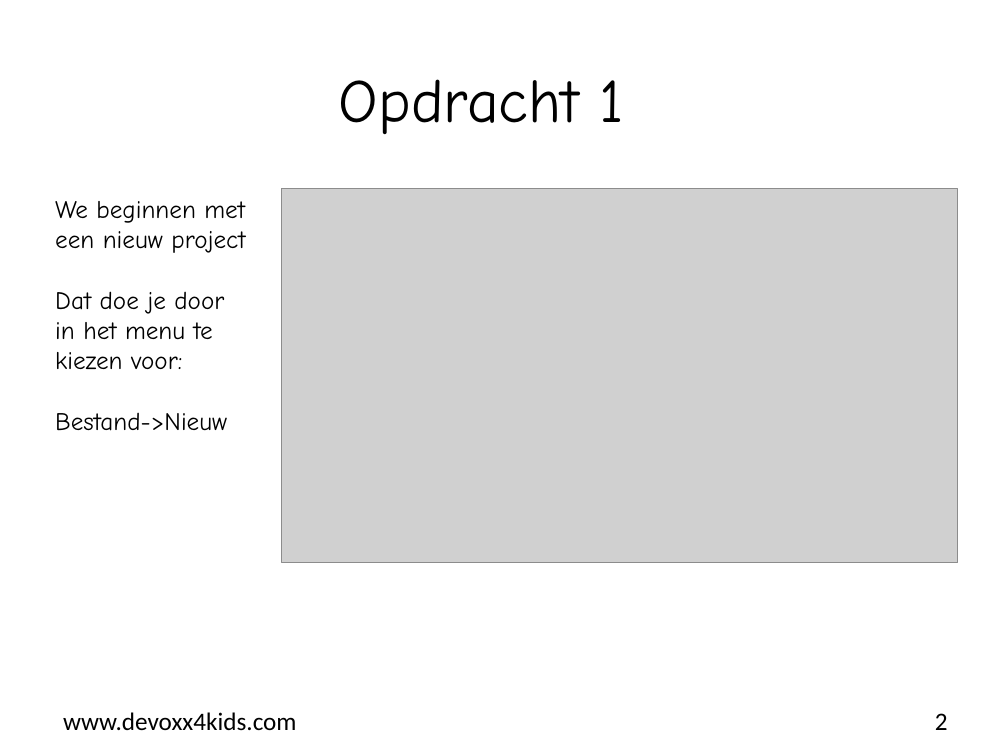
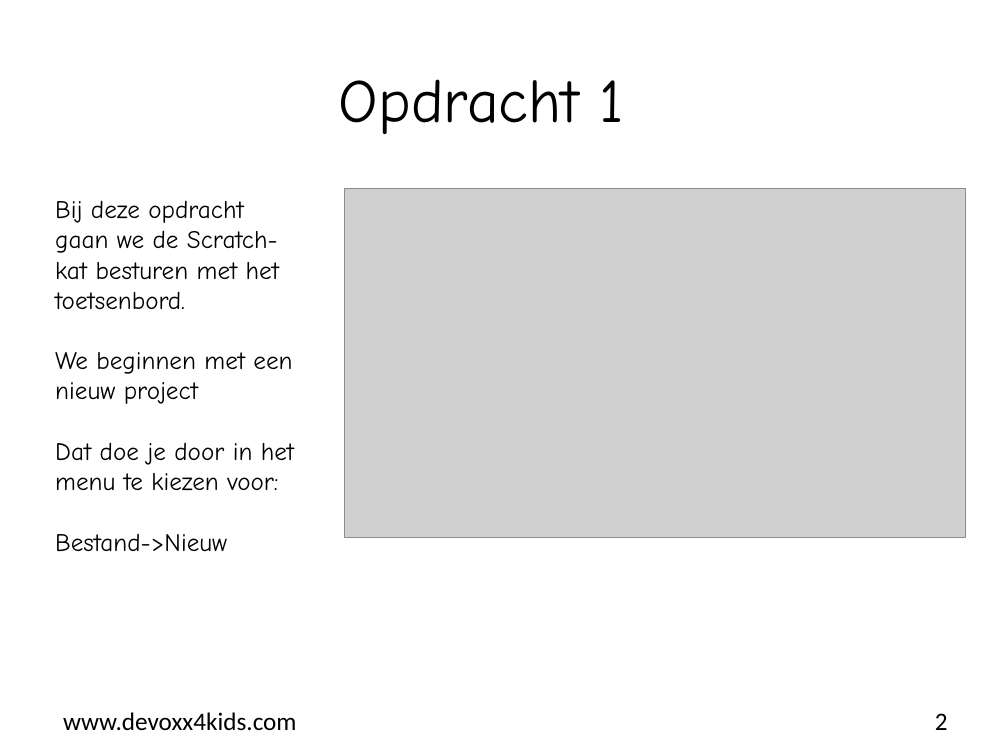
Before and after one commit to bertjan/openvalue-devoxx4kids, a slide deck: slide 2 of scratch-leapmotion/instructions/nl/Scratch-opdracht_01.pptx. Drawn at 1008x756 pixels with LibreOffice and Linux fonts; fonts in the diff are those of the drawing; grey boxes stand for pictures; background and template pictures are left out. Boxes give left, top, right and bottom in pixels: in the first picture for what was removed or moved away, otherwise in the second. Text is boxed around its words. In the diff, an @@ line names an element or a change of style, - is before the commit and + after.

```diff
--- a/scratch-leapmotion/instructions/nl/Scratch-opdracht_01.pptx
+++ b/scratch-leapmotion/instructions/nl/Scratch-opdracht_01.pptx
@@ text at (55, 200, 279, 309): paragraph added @@
+Bij deze opdracht gaan we de Scratch-kat besturen met het toetsenbord.
@@ picture: place and size @@
-picture at (282, 188, 958, 563)
+picture at (345, 188, 966, 538)
```
Also in this commit, not shown: 1 slide added, 2 other files.
